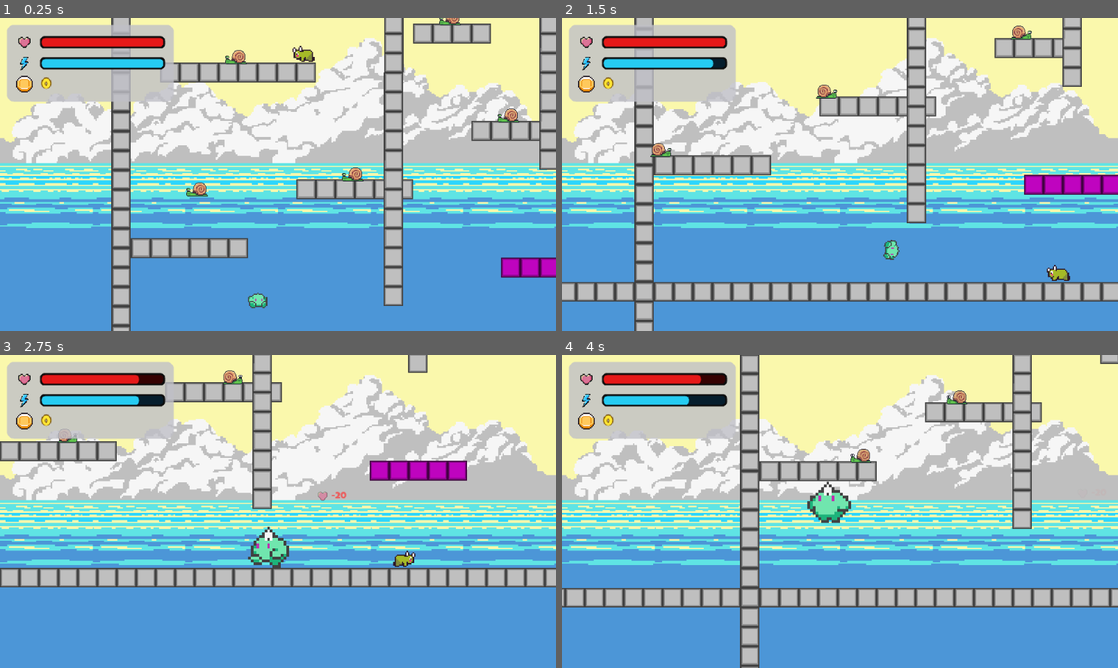
Above: before the commit, frames 1-4 (two rows, left to right).
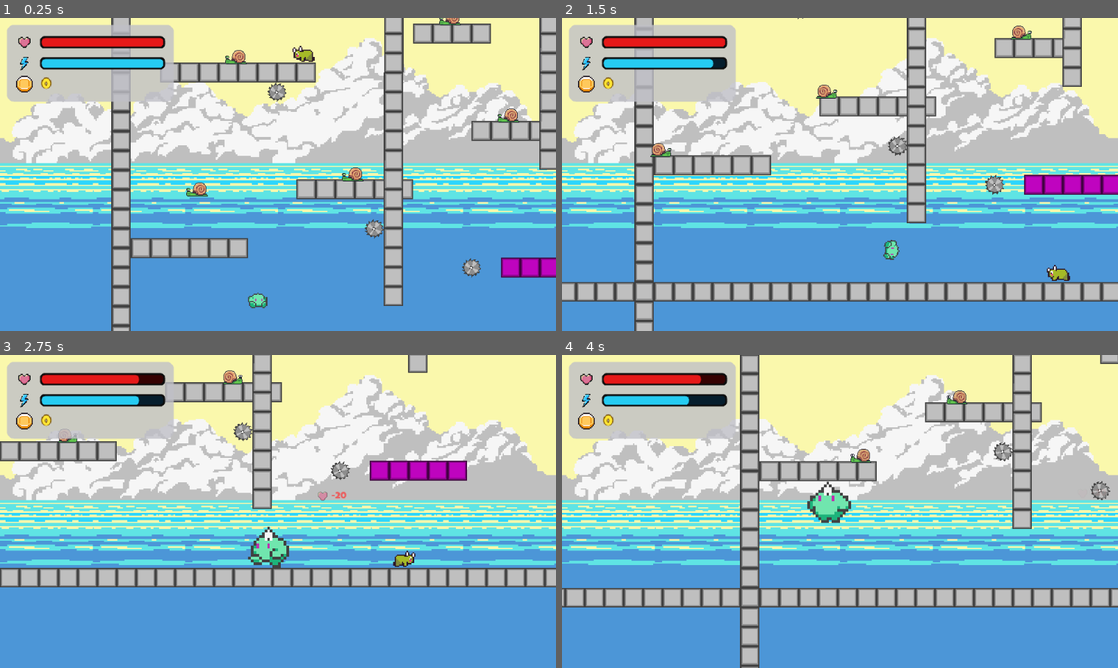
Above: after the commit, the same moments.

Repository: gavalanche87/puffle
Game: Godot game, scene res://scenes/VerticalTestScene.tscn
The game is run twice, just before and just after one commit, with the same random seed, the same clock (stepped at 60 frames per second) and the same inputs.
Inputs:
- Up to frame 1 (0.25 s): no input
- Up to frame 2 (1.5 s): tap Enter (ui_accept) at 0.5, 0.77 s; hold Right (ui_right) from 0.53 s (still down); tap Z (toggle_mode) at 0.6, 1.35 s
- Up to frame 3 (2.75 s): tap Enter (ui_accept) at 1.52 s; release Right (ui_right) at 2.03 s; hold Left (ui_left) from 2.03 s (still down); tap Z (toggle_mode) at 2.1 s
- Up to frame 4 (4 s): keep holding Left (ui_left); tap Z (toggle_mode) at 2.85, 3.6 s; tap Enter (ui_accept) at 3.02, 3.77 s

The runs differ from the first frame. In frame 1, 0.4% of the frame differs, in the area x 48-87%, y 20-83%; in frame 2, 0.3%; in frame 3, 0.3%; in frame 4, 0.3%.

Commit message:
Add rotating saw hazards with player damage and knockback

Diff:
--- /dev/null
+++ b/scenes/HazardSaw.tscn
@@ -0,0 +1,17 @@
+[gd_scene load_steps=4 format=3]
+
+[ext_resource type="Script" path="res://scripts/hazard_saw.gd" id="1"]
+[ext_resource type="Texture2D" path="res://assets/hazards/saw.png" id="2"]
+
+[sub_resource type="CircleShape2D" id="1"]
+radius = 12.0
+
+[node name="HazardSaw" type="Area2D"]
+script = ExtResource("1")
+
+[node name="Sprite2D" type="Sprite2D" parent="."]
+texture_filter = 1
+texture = ExtResource("2")
+
+[node name="CollisionShape2D" type="CollisionShape2D" parent="."]
+shape = SubResource("1")
--- a/scenes/VerticalTestScene.tscn
+++ b/scenes/VerticalTestScene.tscn
@@ -9,6 +9,7 @@
 [ext_resource type="PackedScene" uid="uid://dnhg3sd3vvwvj" path="res://scenes/GreenEnemy.tscn" id="9"]
 [ext_resource type="PackedScene" uid="uid://m5v7kkve38uv" path="res://scenes/DestroyablePlatform.tscn" id="destroyable_platform_scene"]
 [ext_resource type="PackedScene" uid="uid://banbnsurllhhs" path="res://scenes/Ground.tscn" id="ground_scene"]
+[ext_resource type="PackedScene" path="res://scenes/HazardSaw.tscn" id="hazard_saw_scene"]
 [ext_resource type="PackedScene" uid="uid://gt6stjks6uwx" path="res://scenes/Platform.tscn" id="platform_scene"]
 [ext_resource type="PackedScene" path="res://scenes/Wall.tscn" id="wall_scene"]
 
@@ -320,6 +321,23 @@
 [node name="GreenEnemyM" parent="World/Enemies" instance=ExtResource("9")]
 position = Vector2(192, -4672)
 
+[node name="Hazards" type="Node2D" parent="World" unique_id=171441725]
+
+[node name="SawA" parent="World/Hazards" unique_id=1828693033 instance=ExtResource("hazard_saw_scene")]
+position = Vector2(-96, 544)
+
+[node name="SawB" parent="World/Hazards" unique_id=2116314263 instance=ExtResource("hazard_saw_scene")]
+position = Vector2(64, 608)
+
+[node name="SawC" parent="World/Hazards" unique_id=1197850242 instance=ExtResource("hazard_saw_scene")]
+position = Vector2(-256, 320)
+
+[node name="SawD" parent="World/Hazards" unique_id=1002933683 instance=ExtResource("hazard_saw_scene")]
+position = Vector2(320, 160)
+
+[node name="SawE" parent="World/Hazards" unique_id=1518020777 instance=ExtResource("hazard_saw_scene")]
+position = Vector2(-32, 64)
+
 [node name="Goal" parent="World" unique_id=159913275 instance=ExtResource("3")]
 position = Vector2(320, -4800)
 scale = Vector2(4, 4)
--- /dev/null
+++ b/scripts/hazard_saw.gd
@@ -0,0 +1,13 @@
+extends Area2D
+
+@export var damage: int = 20
+@export var rotation_speed_degrees: float = 300.0
+
+func _ready() -> void:
+	add_to_group("hazards")
+
+func _process(delta: float) -> void:
+	rotation += deg_to_rad(rotation_speed_degrees) * delta
+
+func get_damage_amount() -> int:
+	return damage
--- a/scripts/player.gd
+++ b/scripts/player.gd
@@ -34,6 +34,7 @@
 @export var max_health: int = 100
 @export var max_energy: int = 100
 @export var enemy_contact_damage: int = 20
+@export var hazard_contact_damage: int = 20
 @export var damage_cooldown: float = 0.5
 @export var big_mode_energy_cost: int = 10
 @export var stomp_bounce_velocity: float = -520.0
@@ -237,6 +238,15 @@
 			_play_sfx(sfx_stomp)
 		return
 
+	if area.is_in_group("hazards"):
+		var amount := hazard_contact_damage
+		if area.has_method("get_damage_amount"):
+			amount = int(area.call("get_damage_amount"))
+		_apply_knockback(area)
+		_play_sfx(sfx_hurt)
+		take_damage(amount)
+		return
+
 	if not area.is_in_group("enemies"):
 		return
 	if is_stomp and mode == PlayerMode.BIG:
Binary file removed: assets/danger/floor_spikes.png
Renamed: assets/danger/floor_spikes.png.import -> assets/hazards/floor_spikes.png.import
Binary file added: assets/hazards/saw.png
Not shown, added: assets/hazards/saw.png.import
Renamed: assets/danger/spiked_ball.png -> assets/hazards/spiked_ball.png
Not shown, changed: assets/hazards/spiked_ball.png.import
Not shown, added: scripts/hazard_saw.gd.uid
